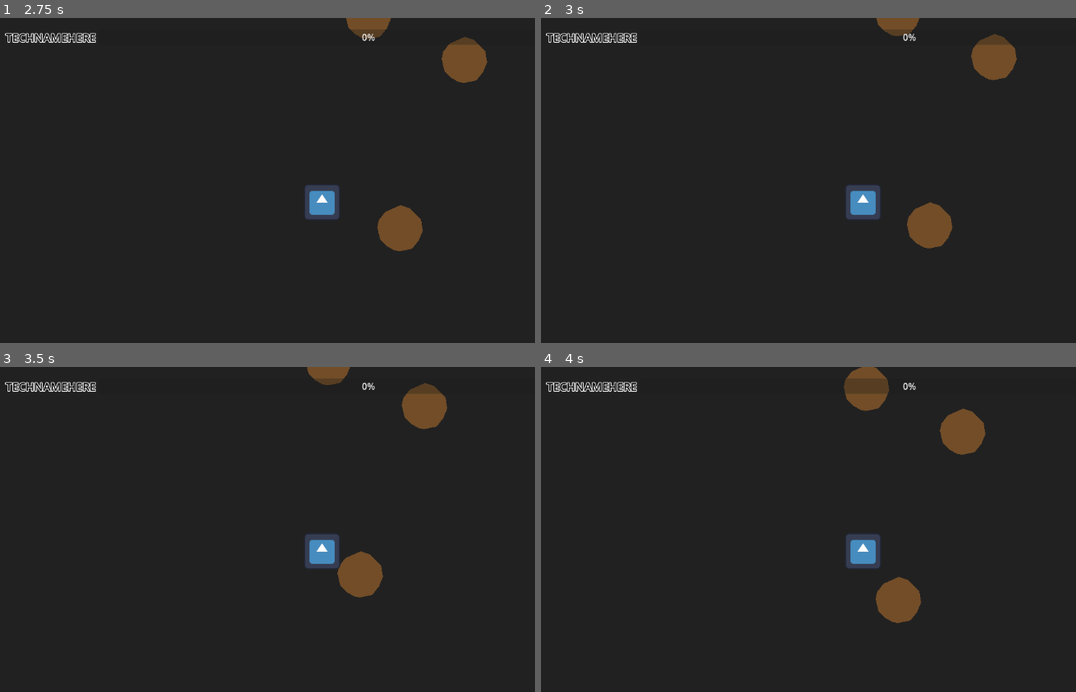
Above: before the commit, frames 1-4 (two rows, left to right).
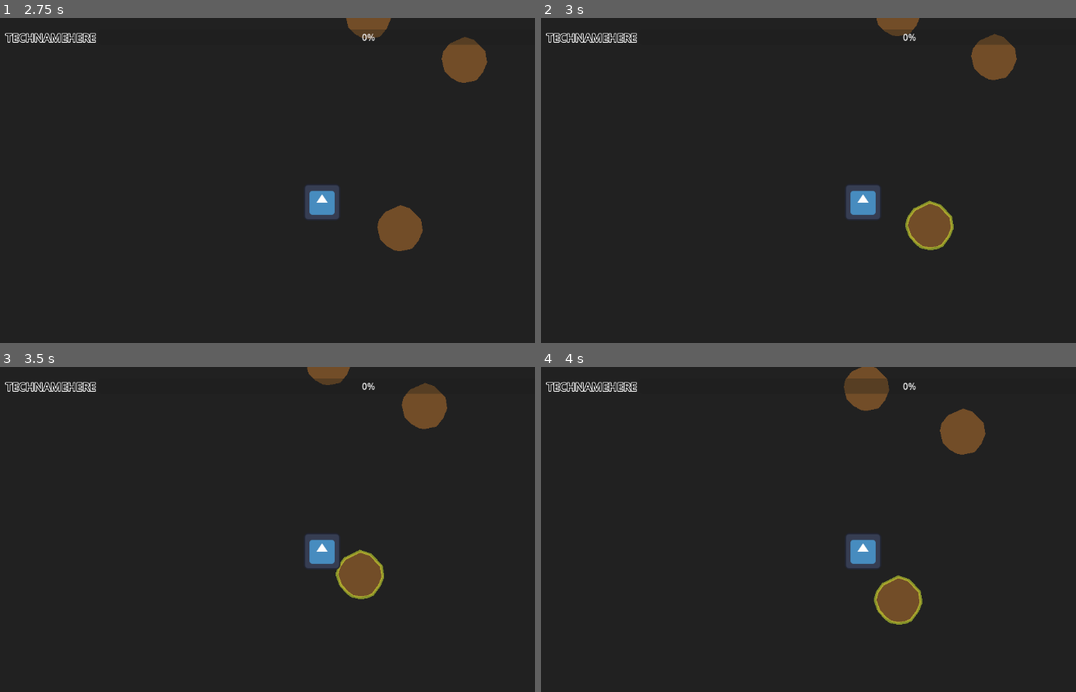
Above: after the commit, the same moments.

Repository: JeanShark-dev/godot-rock-survival
Game: Godot game, scene res://assets/scenes/main.tscn
Same seed, same stepped clock (60 frames per second), same inputs: the game is played once before the commit and once after it. The engine's default icon, where the game draws it, is replaced by a stand-in: a white triangle on a blue panel in a dark square.
Inputs (mouse positions are in pixels of both pictures, inside the frame that each line leads up to):
- Up to frame 1 (2.75 s): click "New Game" at 0.5 s; tap Enter at 1.25 s; move the mouse to (444, 268) at 1.27 s; press the mouse at (444, 268) at 1.28 s; hold D (mv_right) 1.28-2.03 s; move the mouse to (369, 57) at 2.02 s; release the mouse at (369, 57) at 2.03 s; hold S (mv_down) from 2.03 s (still down); click (369, 57) at 2.1 s
- Up to frame 2 (3 s): move the mouse to (1006, 60) at 2.77 s; release S (mv_down) at 2.78 s; press the mouse at (1006, 60) at 2.78 s; hold D (mv_right) from 2.78 s (still down)
- Up to frame 3 (3.5 s): keep holding D (mv_right)
- Up to frame 4 (4 s): move the mouse to (829, 623) at 3.52 s; release D (mv_right) at 3.53 s; release the mouse at (829, 623) at 3.53 s; hold W (mv_up) from 3.53 s (still down); click (829, 623) at 3.6 s

Frame 1 is identical in both runs. In frame 2, 0.3% of the frame differs, in the area x 68-78%, y 56-72%; in frame 3, 0.2%; in frame 4, 0.3%.

Commit message:
added outline to resources

Diff:
--- a/assets/scenes/resource.tscn
+++ b/assets/scenes/resource.tscn
@@ -22,7 +22,7 @@
 points = PackedVector2Array(13, 39, 22, 35, 34, 19, 40, 4, 37, -15, 18, -35, 0, -41, -27, -28, -37, -14, -41, 0, -34, 19, -22, 32, -14, 38, 1, 41)
 closed = true
 width = 5.0
-default_color = Color(0.917647, 0.74902, 0.188235, 0.529412)
+default_color = Color(0.321569, 0.827451, 0.188235, 0.529412)
 
 [connection signal="input_event" from="." to="." method="_on_input_event"]
 [connection signal="mouse_entered" from="." to="." method="_on_mouse_entered"]
--- a/assets/scripts/player.gd
+++ b/assets/scripts/player.gd
@@ -41,10 +41,10 @@
 
 
 func _on_reach_area_area_entered(area):
+	areas_in_range.append(area)
+	check_area(area)
 	if area.is_in_group("resource") and areas_in_range.has(area):
 		area.get_node("Outline").visible = true
-	areas_in_range.append(area)
-	check_area(area)
 
 
 func _on_reach_area_area_exited(area):
--- a/assets/scripts/resource.gd
+++ b/assets/scripts/resource.gd
@@ -9,6 +9,9 @@
 
 var has_mouse = false
 
+var idle_colour = Color(0.9, 7.5, 0.2, 0.5)
+var active_colour = Color(0.3, 0.8, 0.2, 0.5)
+
 var world_container
 var main
 
@@ -17,6 +20,7 @@
 	add_to_group("resource")
 	world_container = get_parent()
 	main = world_container.get_parent()
+	$Outline.default_color = idle_colour
 
 
 func harvest(delta, multiplier, drop_multiplier):
@@ -37,11 +41,12 @@
 
 func _on_mouse_entered():
 	has_mouse = true
-
+	$Outline.default_color = active_colour
 
 func _on_mouse_exited():
 	has_mouse = false
 	main.object_mouse_handling(null)
+	$Outline.default_color = idle_colour
 
 
 func _on_input_event(_viewport, _event, _shape_idx):
